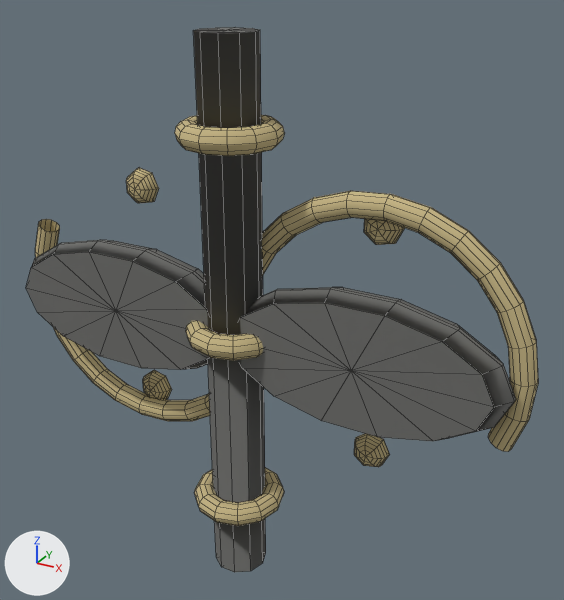
One commit to the OBJ model assets/models/items/black_hinge.obj: the scene before it, then after it.
Before and after are seen from a 50 mm lens placed at (1.74, -2.71, 1.56), pointed at (0.17, 0.13, 0.14). Arrows for +X, +Y and +Z are at lower left; the lights stay in place. The picture after the commit comes second. Mesh edges are drawn as thin lines. Where no turn or scale is listed for an object, it has been applied to the vertices. Vertices at exactly the same position are counted once.

Objects in the first picture: 'black_hinge'.
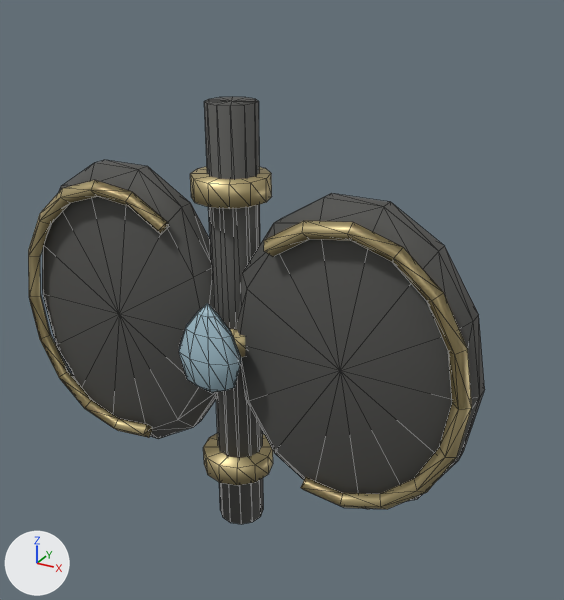
Where the change shows, as pixel boxes (x1, y1, x2, y2) in the pictures (564 x 600 px):
'black_hinge', surface changed, reshaped (11% narrower, 22% shorter): before (26, 27, 538, 572); after (28, 97, 485, 524)
part 1 of me_black_hinge, added: after (204, 97, 263, 524)
part 2 of me_black_hinge, added (beige): after (190, 167, 272, 209)
part 3 of me_black_hinge, added (beige): after (203, 434, 273, 485)
part 4 of me_black_hinge, rebuilt (114% taller): before (26, 240, 209, 370); after (42, 160, 216, 439)
part 5 of me_black_hinge, rebuilt (10% narrower, 105% taller): before (240, 287, 516, 441); after (237, 193, 485, 509)
part 6 of me_black_hinge, added: after (28, 180, 169, 438)
part 7 of me_black_hinge, added (beige): after (264, 221, 472, 509)
part 8 of me_black_hinge, added (blue): after (179, 303, 241, 393)
part 9 of me_black_hinge, deleted: before (35, 115, 538, 526)
part 10 of me_black_hinge, deleted: before (193, 27, 266, 572)
part 11 of me_black_hinge, built on (mostly hidden afterwards): before (186, 321, 263, 360); after (230, 329, 245, 357)

Edits to the bpy script that builds the scene:
```text
Change mat_wrought_iron:
    mat_wrought_iron.metallic: 0.0 -> 0.8
Change mat_ritual_gold:
    where n0 = _N.new('ShaderNodeBsdfPrincipled'); n0.name = 'Principled BSDF'
    add n0.inputs[1].default_value = 0.75  # 'Metallic'
    n0.inputs[2].default_value: 1.0 -> 0.48  # 'Roughness'
    remove n2 = _N.new('ShaderNodeTexImage'); n2.name = 'Image Texture'
    remove n2.image = img_gold_png
    remove n2.projection = 'SPHERE'
    remove _L.new(n2.outputs[0], n0.inputs[1])  # 'Color' to 'Metallic'
Change me_black_hinge:
    used by ob_black_hinge; location = (0.0, 0.0, 0.0)
    remove me_black_hinge.from_pydata(...)  # 1188 vertices, 1222 faces; spans x -1.32..1.32, y -0.23..0.23, z -1.3..1.3
    add me_black_hinge.from_pydata(...)  # 410 vertices, 868 faces; spans x -1.14..1.14, y -0.29..0.17, z -1.02..1.02
    me_black_hinge part 1: a new loose piece, a 12-sided cylinder along z spanning x -0.11..0.11, y -0.09..0.13, z -1.02..1.02, in mat_wrought_iron (dark grey #6e6e6c)
    me_black_hinge part 2: a new loose piece, a 12-sided cylinder along z spanning x -0.17..0.17, y -0.17..0.17, z 0.63..0.73, in mat_ritual_gold (beige #c7b685)
    me_black_hinge part 3: a new loose piece, a 12-sided cylinder along z spanning x -0.17..0.17, y -0.17..0.17, z -0.73..-0.63, in mat_ritual_gold (beige #c7b685)
    me_black_hinge part 4: the loose piece of 58 vertices spanning x -1.27..0.03, y -0.09..0.09, z -0.31..0.31 is rebuilt with 58 vertices and now spans x -1.14..-0.02, y -0.11..0.09, z -0.7..0.7
    me_black_hinge part 5: the loose piece of 58 vertices spanning x -0.03..1.27, y -0.09..0.09, z -0.31..0.31 is rebuilt with 58 vertices and now spans x 0.02..1.14, y -0.11..0.09, z -0.7..0.7
    me_black_hinge part 6: a new loose piece of 48 vertices spanning x -1.14..-0.24, y -0.18..-0.1, z -0.66..0.66, in mat_ritual_gold (beige #c7b685)
    me_black_hinge part 7: a new loose piece of 48 vertices spanning x 0.24..1.14, y -0.18..-0.1, z -0.66..0.66, in mat_ritual_gold (beige #c7b685)
    me_black_hinge part 8: a new loose piece of 42 vertices spanning x -0.16..0.16, y -0.29..-0.13, z -0.22..0.22, in mat_crystal (blue #a0bdca)
    me_black_hinge part 9: 9 loose pieces with 906 vertices, spanning x -1.32..1.32, y -0.23..0.23, z -0.95..0.95, are deleted
    me_black_hinge part 10
    22 vertices are removed from x -0.13..0.13, y -0.12..0.12, z -1.3..1.3
    30 faces are deleted
    me_black_hinge part 11
    130 vertices are removed from x -0.22..0.22, y -0.22..0.22, z -0.06..0.06
    144 faces are deleted
    12 vertices are added at x -0.15..0.15, y -0.17..0.17, z -0.05..0.05
    48 new faces join them, mat_ritual_gold (beige #c7b685)
    other edits to the shape of me_black_hinge do not show in these pictures
```
